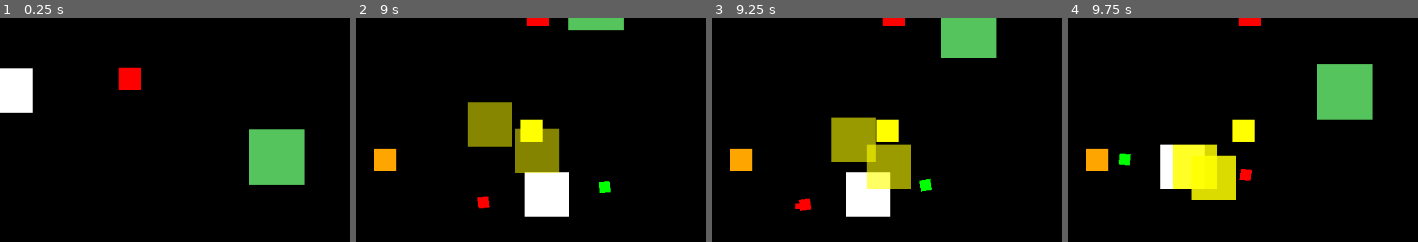
Above: before the commit, frames 1-4 (left to right).
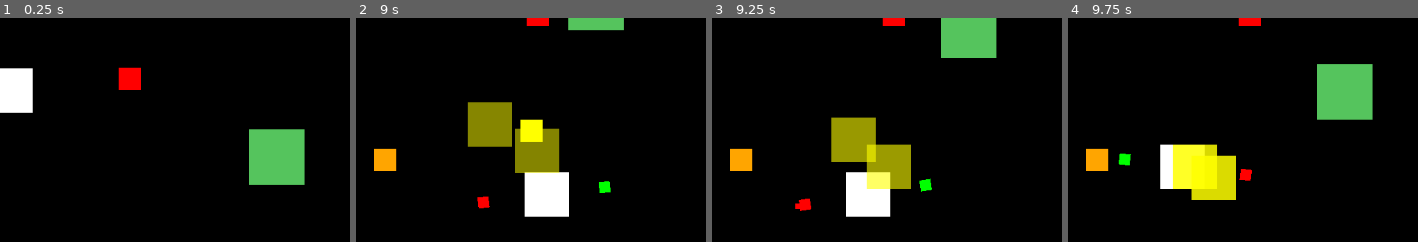
Above: after the commit, the same moments.

Repository: iguessfive/patch-notes-v1.0
Game: Godot game, scene res://main.tscn
The game is run twice, just before and just after one commit, with the same random seed, the same clock (stepped at 60 frames per second) and the same inputs.
Inputs (mouse positions are % of the whole screen's width and height, from its top left):
- Up to frame 1 (0.25 s): no input
- Up to frame 2 (9 s): move the mouse to (73, 45) at 0.52 s; hold D 0.53-1.28 s; move the mouse to (25, 55) at 1.27 s; hold S 1.28-2.03 s; move the mouse to (60, 28) at 2.02 s; hold D 2.03-2.78 s; move the mouse to (43, 70) at 2.77 s; hold W 2.78-3.53 s; move the mouse to (82, 65) at 3.52 s; hold A 3.53-5.03 s; move the mouse to (14, 35) at 4.27 s; move the mouse to (54, 50) at 5.02 s; hold S 5.03-5.78 s; move the mouse to (31, 25) at 5.77 s; hold D 5.78-6.53 s; move the mouse to (73, 45) at 6.52 s; hold W 6.53-7.28 s; move the mouse to (25, 55) at 7.27 s; hold D 7.28-8.03 s; move the mouse to (60, 28) at 8.02 s; hold S 8.03-8.78 s; move the mouse to (43, 70) at 8.77 s; hold A from 8.78 s (still down)
- Up to frame 3 (9.25 s): keep holding A
- Up to frame 4 (9.75 s): move the mouse to (82, 65) at 9.52 s; release A at 9.53 s; hold W from 9.53 s (still down)
The pictures show only the part of the screen within x 38-88%, y 26-76%; the shares and areas given below are measured in that part.

Frames 1-2 are identical in both runs. In frame 3, 0.7% of the frame differs, in the area x 46-54%, y 45-56%; in frame 4, 0.7%.

Commit message:
added remain duaration to pickup

Diff:
--- a/scripts/pickup.gd
+++ b/scripts/pickup.gd
@@ -1,6 +1,7 @@
 extends Area2D
 
 @export var item: Script # defined behaviour of item
+@export var duration_remain: float = 5.0
 
 var item_obj: Node
 
@@ -8,6 +9,8 @@
 	add_to_group("items")
 
 func _ready() -> void:
+	get_tree().create_timer(duration_remain).timeout.connect(destroy)
+
 	if item:
 		item_obj = item.new()
 		var sprite: Sprite2D = get_node("Sprite2D")
